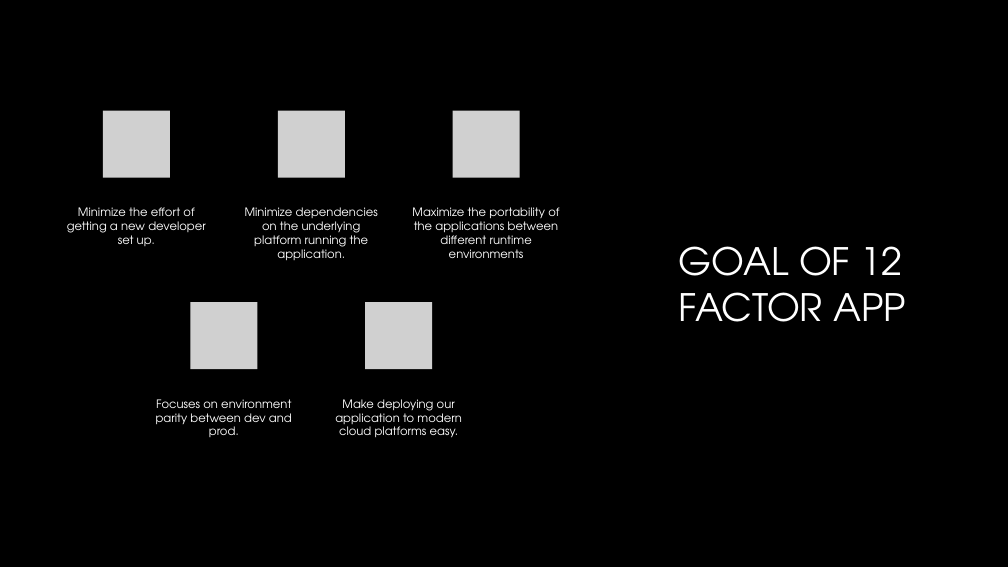
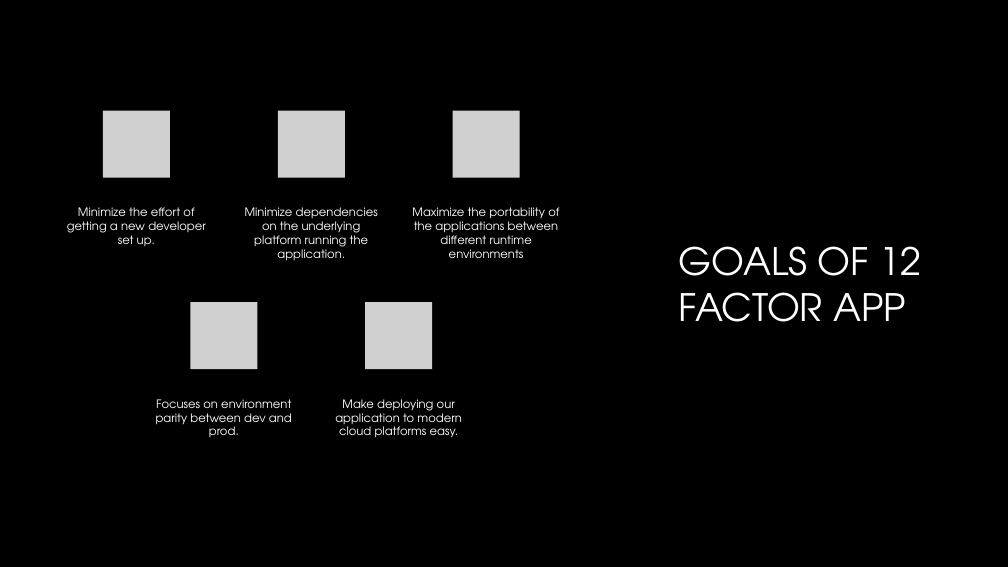
Before and after one commit to HarishParthasarathy/Power-Point-Presentations, a slide deck: slide 3 of 12 Factor/TwelveFactorApp.pptx. Drawn at 1008x567 pixels with LibreOffice and Linux fonts; fonts in the diff are those of the drawing; grey boxes stand for pictures; background and template pictures are left out. Boxes give left, top, right and bottom in pixels: in the first picture for what was removed or moved away, otherwise in the second. Text is boxed around its words. In the diff, an @@ line names an element or a change of style, - is before the commit and + after.

```diff
--- a/12 Factor/TwelveFactorApp.pptx
+++ b/12 Factor/TwelveFactorApp.pptx
@@ title at (x1=679, y1=246, x2=922, y2=322): text changed @@
-GOAL OF 12 FACTOR APP
+GOALS OF 12 FACTOR APP
```
Also in this commit, not shown: 2 other slides changed.
